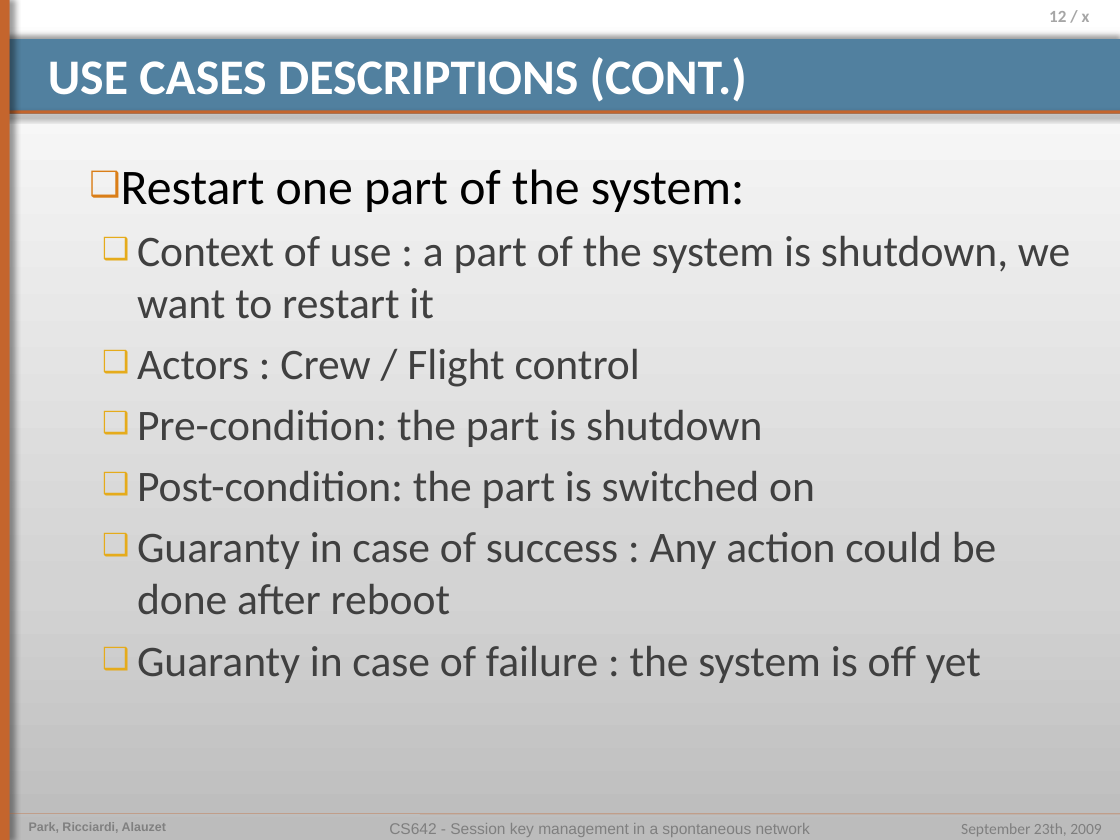
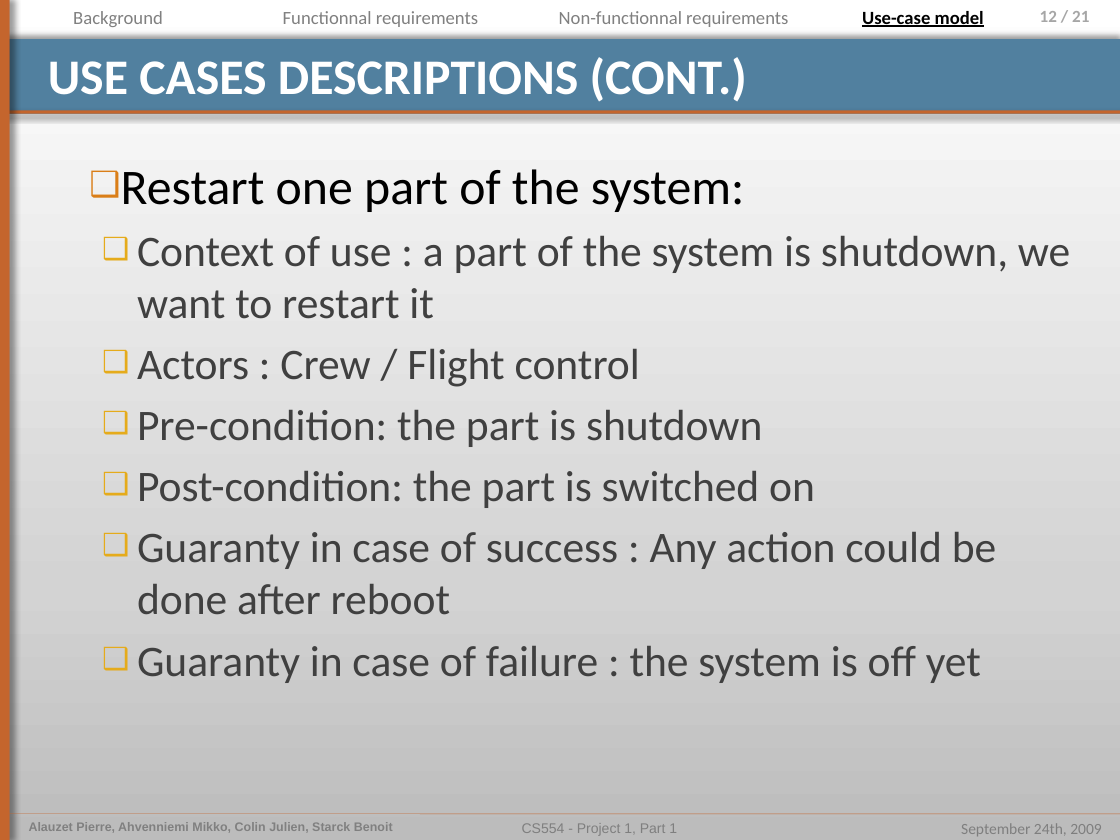
Before and after one commit to pierrealauzet/euroteam, a slide deck: slide 12 of Project 1/CS554_EuroTeam_Proposal.pptx. Drawn at 1120x840 pixels with LibreOffice and Linux fonts; fonts in the diff are those of the drawing. Boxes give left, top, right and bottom in pixels: in the first picture for what was removed or moved away, otherwise in the second. Text is boxed around its words. In the diff, an @@ line names an element or a change of style, - is before the commit and + after.

```diff
--- a/Project 1/CS554_EuroTeam_Proposal.pptx
+++ b/Project 1/CS554_EuroTeam_Proposal.pptx
@@ text added at box(73, 11, 163, 27), 12 pt, text #808080 @@
+Background
@@ text added at box(283, 11, 478, 27), 12 pt, text #808080 @@
+Functionnal requirements
@@ text added at box(559, 11, 788, 27), 12 pt, text #808080 @@
+Non-functionnal requirements
@@ text added at box(862, 11, 984, 27), 12 pt, text #000000, bold, underline @@
+Use-case model
@@ page number at box(1040, 11, 1089, 22): text changed @@
-12 / x
+12 / 21
@@ text at box(29, 822, 393, 832): text changed @@
-Park, Ricciardi, Alauzet
+Alauzet Pierre, Ahvenniemi Mikko, Colin Julien, Starck Benoit
@@ text at box(522, 823, 677, 836): text changed; size 10 to 9 pt @@
-CS642 - Session key management in a spontaneous network
+CS554 - Project 1, Part 1
@@ text at box(961, 823, 1101, 836): text changed @@
-September 23th, 2009
+September 24th, 2009
```
Also in this commit, not shown: 14 other slides changed, 6 slides added, 2 slides removed, 8 other files.
